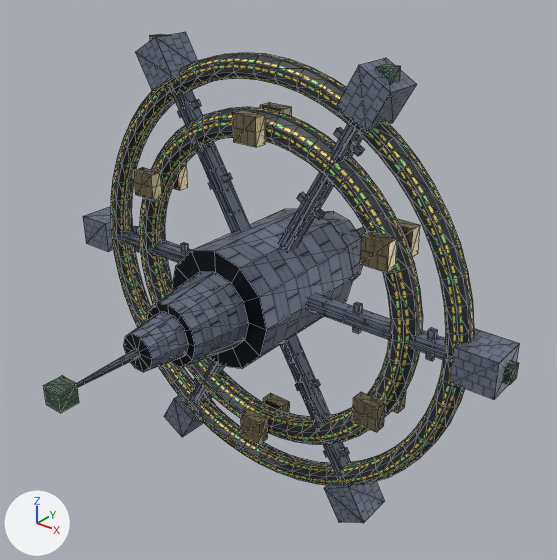
Renders of the glTF model assets/models/station.glb from each side of a commit.
One viewpoint serves both versions: a 50 mm camera at (6.99, -8.38, 5.36) aimed at (0.3, -0.02, 0.18). Arrows for +X, +Y and +Z are at lower left; the lights stay in place. The picture after the commit comes second. Mesh edges are drawn as thin lines. Vertices at exactly the same position are counted once.

Names of what the first picture shows: 'node-0', 'node-1', 'node-2', 'node-3'.
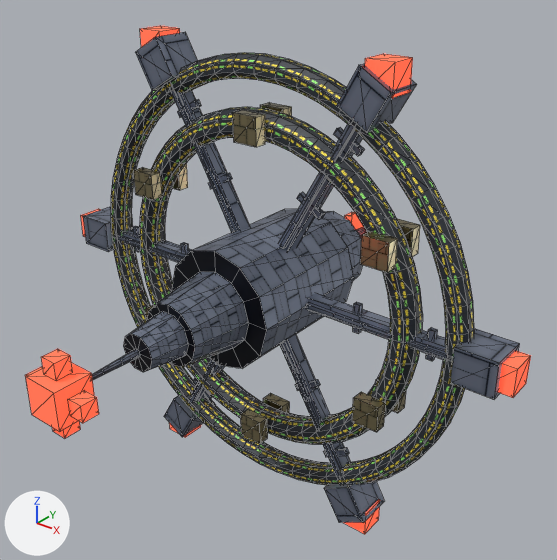
Location of each change, (x1, y1, x2, y2) in pixels of the pictures (557 x 560 px; the box of a moved part takes in the faces that stretch with it):
'node-3', surface changed, reshaped
    before: (43, 34, 519, 413)
    after: (25, 26, 531, 534)
part 1 of me_station_beacons, added (red)
    after: (26, 362, 94, 432)
part 2 of me_station_beacons, moved or reshaped (not visible before)
    after: (68, 390, 99, 423)
part 3 of me_station_beacons, moved or reshaped
    before: (502, 361, 519, 385)
    after: (41, 349, 73, 381)
part 4 of me_station_beacons, moved or reshaped (not visible before)
    after: (52, 421, 80, 438)
part 5 of me_station_beacons, added (mostly hidden)
    after: (352, 212, 364, 238)
part 6 of me_station_beacons, moved or reshaped (not visible afterwards)
    before: (376, 64, 401, 82)
part 7 of me_station_beacons, moved or reshaped (not visible afterwards)
    before: (150, 34, 166, 41)
part 8 of me_station_beacons, moved or reshaped (not visible before)
    after: (345, 212, 353, 223)
part 9 of me_station_beacons, added (red)
    after: (498, 351, 531, 398)
part 10 of me_station_beacons, added (red)
    after: (365, 54, 413, 98)
part 11 of me_station_beacons, added (red)
    after: (140, 26, 180, 48)
part 12 of me_station_beacons, added
    after: (81, 209, 100, 237)
part 13 of me_station_beacons, added
    after: (169, 423, 201, 437)
part 14 of me_station_beacons, added
    after: (343, 499, 380, 534)
part 15 of me_station_beacons, deleted
    before: (43, 376, 79, 413)

Diff of the bpy script that builds the scene:
```diff
--- a/assets/models/station.glb.py
+++ b/assets/models/station.glb.py
@@ mat_station_beacons @@
 mat_station_beacons = bpy.data.materials.new('station-beacons')
-# nodes: BsdfPrincipled, Mix, OutputMaterial, TexImage
-# colours: cyan #a0e1f9
-# uses the picture img_image_1
+# nodes: BsdfPrincipled, OutputMaterial
+# colours: red #ff6950, red #ff5030
@@ me_station_beacons @@
 # used by ob_node_3; location = (0.0, 0.0, 0.0)
-me_station_beacons.from_pydata(...)  # 64 vertices, 96 faces; spans x -4.13..4.13, y -4.02..3.26, z -3.59..3.59
+me_station_beacons.from_pydata(...)  # 128 vertices, 192 faces; spans x -4.23..4.23, y -4.16..3.41, z -3.69..3.69
+# me_station_beacons part 1: a new loose piece, a box spanning x -0.28..0.28, y -4.16..-3.61, z -0.28..0.28, in mat_station_beacons (red #ff6950, glowing red #ff5030)
+# me_station_beacons part 2: the loose piece of 8 vertices spanning x -0.12..0.12, y 3.02..3.26, z -0.12..0.12 is moved by (0.42, -7.02, 0.0)
+# me_station_beacons part 3: the loose piece of 8 vertices spanning x 3.91..4.13, y -0.11..0.11, z -0.11..0.11 is moved by (-4.02, -3.88, 0.42)
+# me_station_beacons part 4: the loose piece of 8 vertices spanning x -2.12..-1.9, y -0.11..0.11, z -3.59..-3.37 is moved by (2.01, -3.88, 3.06)
+# me_station_beacons part 5: a new loose piece, a box spanning x -0.28..0.28, y 2.87..3.41, z -0.28..0.28, in mat_station_beacons (red #ff6950, glowing red #ff5030)
+# me_station_beacons part 6: the loose piece of 8 vertices spanning x 1.9..2.12, y -0.11..0.11, z 3.37..3.59 is moved by (-1.59, 3.14, -3.48)
+# me_station_beacons part 7: the loose piece of 8 vertices spanning x -2.12..-1.9, y -0.11..0.11, z 3.37..3.59 is moved by (2.01, 3.14, -3.06)
+# me_station_beacons part 8: the loose piece of 8 vertices spanning x 1.9..2.12, y -0.11..0.11, z -3.59..-3.37 is moved by (-2.43, 3.14, 3.48)
+# me_station_beacons part 9: a new loose piece, a box spanning x 3.81..4.23, y -0.21..0.21, z -0.21..0.21, in mat_station_beacons (red #ff6950, glowing red #ff5030)
+# me_station_beacons part 10: a new loose piece, a box spanning x 1.8..2.22, y -0.21..0.21, z 3.27..3.69, in mat_station_beacons (red #ff6950, glowing red #ff5030)
+# me_station_beacons part 11: a new loose piece, a box spanning x -2.22..-1.8, y -0.21..0.21, z 3.27..3.69, in mat_station_beacons (red #ff6950, glowing red #ff5030)
+# me_station_beacons part 12: a new loose piece, a box spanning x -4.23..-3.81, y -0.21..0.21, z -0.21..0.21, in mat_station_beacons (red #ff6950, glowing red #ff5030)
+# me_station_beacons part 13: a new loose piece, a box spanning x -2.22..-1.8, y -0.21..0.21, z -3.69..-3.27, in mat_station_beacons (red #ff6950, glowing red #ff5030)
+# me_station_beacons part 14: a new loose piece, a box spanning x 1.8..2.22, y -0.21..0.21, z -3.69..-3.27, in mat_station_beacons (red #ff6950, glowing red #ff5030)
+# me_station_beacons part 15: the loose piece of 8 vertices spanning x -0.14..0.14, y -4.02..-3.74, z -0.14..0.14 is deleted
+# other edits to the shape of me_station_beacons do not show in these pictures
 me_station_beacons.materials.append(mat_station_beacons)
```
